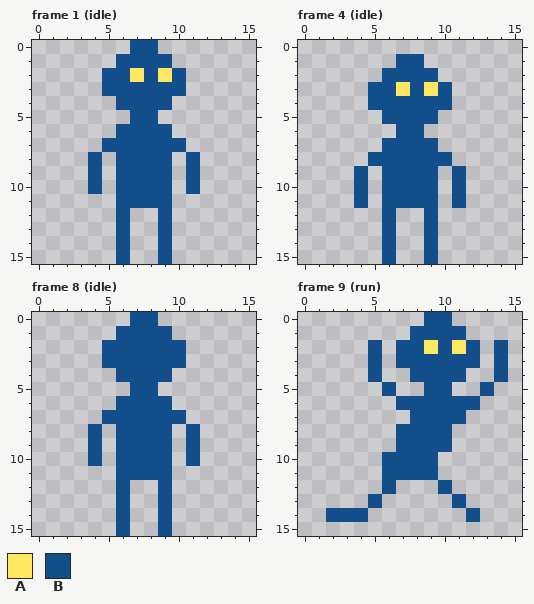
Pixel-art file -- src/asset/sprite/character/shade.aseprite. Above: the version before the commit.
16x16 pixels, 16 frames. Shown: frame 1 (idle), frame 4 (idle), frame 8 (idle), frame 9 (run). The commit also changed other frames, which this record leaves out.
Palette (. is transparent): A #fee761  B #124e89
Pixels before, frame 1 (idle), first column x 4:
 0 ...BB...
 1 ..BBBB..
 2 .BBABAB.
 3 .BBBBBB.
 4 ..BBBB..
 5 ...BB...
 6 ..BBBB..
 7 .BBBBBB.
 8 B.BBBB.B
 9 B.BBBB.B
10 B.BBBB.B
11 ..BBBB..
12 ..B..B..
13 ..B..B..
14 ..B..B..
15 ..B..B..
Pixels before, frame 4 (idle), first column x 4:
 1 ...BB...
 2 ..BBBB..
 3 .BBABAB.
 4 .BBBBBB.
 5 ..BBBB..
 6 ...BB...
 7 ..BBBB..
 8 .BBBBBB.
 9 B.BBBB.B
10 B.BBBB.B
11 B.BBBB.B
12 ..B..B..
13 ..B..B..
14 ..B..B..
15 ..B..B..
Pixels before, frame 8 (idle), first column x 4:
 0 ...BB...
 1 ..BBBB..
 2 .BBBBBB.
 3 .BBBBBB.
 4 ..BBBB..
 5 ...BB...
 6 ..BBBB..
 7 .BBBBBB.
 8 B.BBBB.B
 9 B.BBBB.B
10 B.BBBB.B
11 ..BBBB..
12 ..B..B..
13 ..B..B..
14 ..B..B..
15 ..B..B..
Pixels before, frame 9 (run), first column x 2:
 0 .......BB....
 1 ......BBBB...
 2 ...B.BBABAB.B
 3 ...B.BBBBBB.B
 4 ...B..BBBB..B
 5 ....B..BB..B.
 6 .....BBBBBB..
 7 ......BBBB...
 8 .....BBBB....
 9 .....BBBB....
10 ....BBBB.....
11 ....BBBB.....
12 ....B...B....
13 ...B.....B...
14 BBB.......B..
And afterwards:
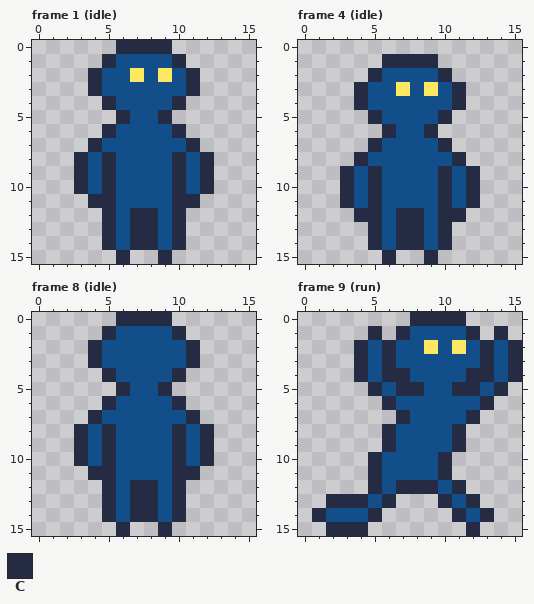
Colours new in this view: C #262b44
Change:
Changed rows in their new state; - is an unchanged pixel.
Frame 1 (idle):
first column x 3:
 0 ---CCCC---
 1 --C----C--
 2 -C------C-
 3 -C------C-
 4 --C----C--
 5 ---C--C---
 6 --C----C--
 7 -C------C-
 8 C-C----C-C
 9 C-C----C-C
10 C-C----C-C
11 -CC----CC-
12 --C-CC-C--
13 --C-CC-C--
14 --C-CC-C--
15 ---C--C---
Frame 4 (idle):
first column x 3:
 1 ---CCCC---
 2 --C----C--
 3 -C------C-
 4 -C------C-
 5 --C----C--
 6 ---C--C---
 7 --C----C--
 8 -C------C-
 9 C-C----C-C
10 C-C----C-C
11 C-C----C-C
12 -CC-CC-CC-
13 --C-CC-C--
14 --C-CC-C--
15 ---C--C---
Frame 8 (idle): the same change as frame 1 (idle)
Frame 9 (run):
first column x 1:
 0 -------CCCC----
 1 ----C-C----C-C-
 2 ---C-C------C-C
 3 ---C-C------C-C
 4 ---C-CC----CC-C
 5 ----C-CC--CC-C-
 6 -----C------C--
 7 ------C----C---
 8 -----C----C----
 9 -----C----C----
10 ----C----C-----
11 ----C----C-----
12 ----C-CCC-C----
13 -CCC-C---C-C---
14 C---C-----C-C--
15 -CCC-------C---
